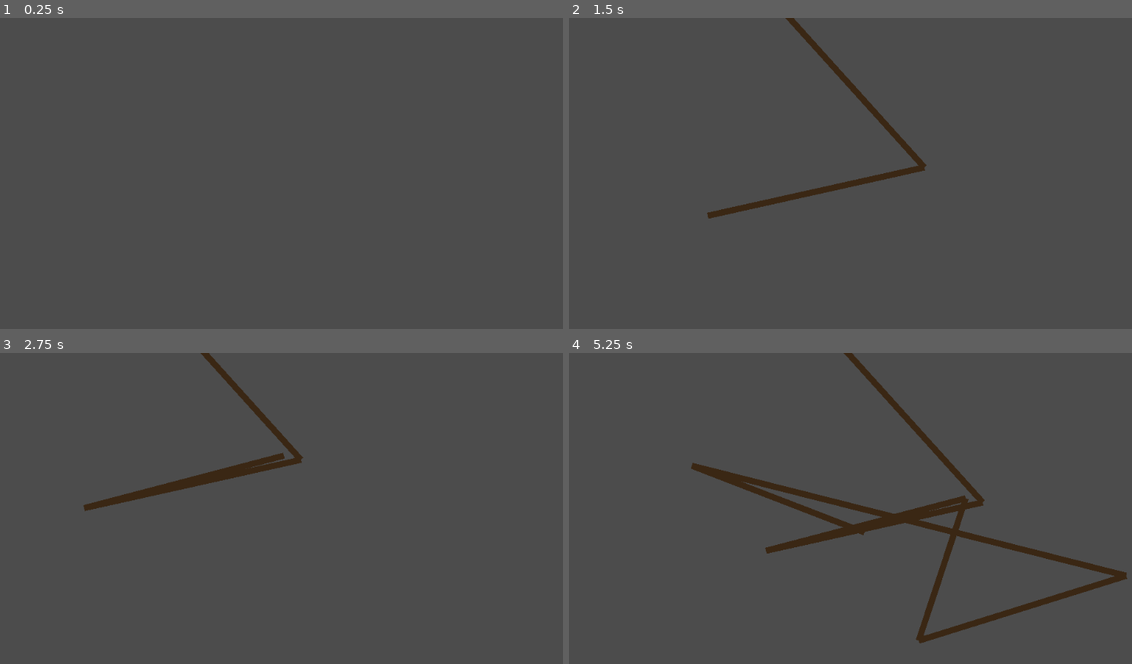
Above: before the commit, frames 1-4 (two rows, left to right).
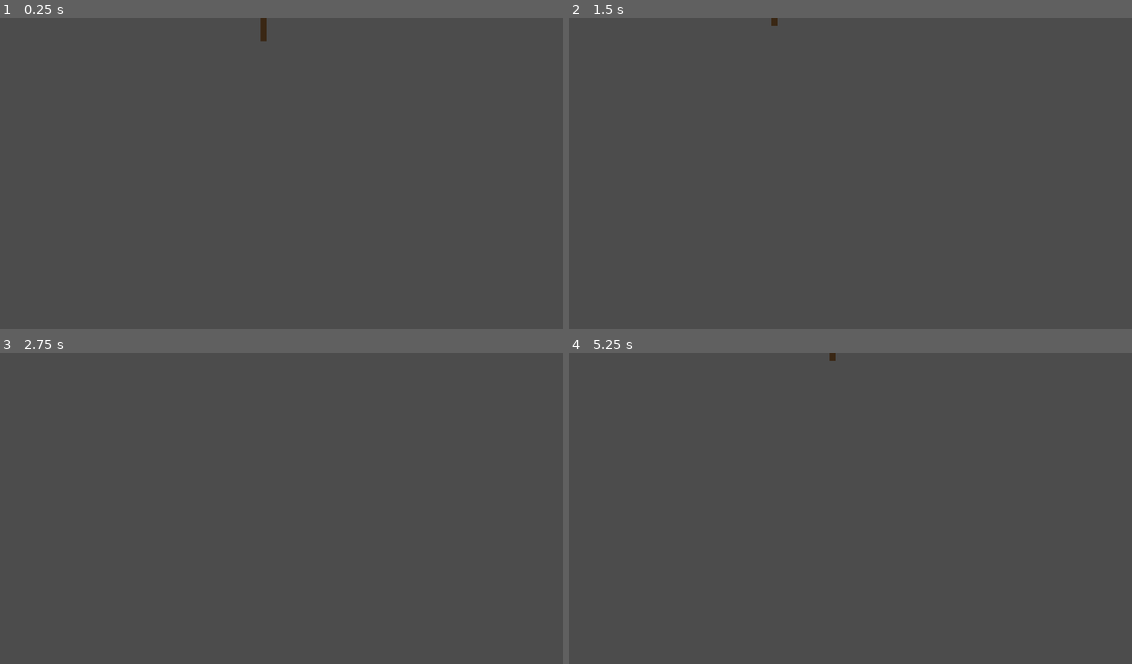
Above: after the commit, the same moments.

Repository: Cube-Number-Zero/Nutreants_attempt2
Game: Godot game, scene res://World.tscn
Two runs of this game, one before a commit and one after it. Both use one fixed random seed, a clock stepped at 60 frames per second and the inputs below.
Inputs (mouse positions are in pixels of both pictures, inside the frame that each line leads up to):
- Up to frame 1 (0.25 s): no input
- Up to frame 2 (1.5 s): tap Enter at 0.5 s; move the mouse to (968, 182) at 0.52 s; hold Right (ui_right) 0.53-1.28 s; click (968, 182) at 0.67 s; move the mouse to (709, 220) at 1.27 s; hold Down (ui_down) from 1.28 s (still down); click (709, 220) at 1.42 s
- Up to frame 3 (2.75 s): move the mouse to (326, 455) at 2.02 s; release Down (ui_down) at 2.03 s; hold Right (ui_right) from 2.03 s (still down); click (326, 455) at 2.17 s
- Up to frame 4 (5.25 s): move the mouse to (799, 611) at 2.77 s; release Right (ui_right) at 2.78 s; hold Up (ui_up) 2.78-3.53 s; click (799, 611) at 2.92 s; move the mouse to (1019, 592) at 3.52 s; hold Left (ui_left) 3.53-5.03 s; click (1019, 592) at 3.67 s; move the mouse to (647, 480) at 4.27 s; click (647, 480) at 4.42 s; move the mouse to (867, 536) at 5.02 s; hold Down (ui_down) from 5.03 s (still down); click (867, 536) at 5.17 s

The runs differ from the first frame. In frame 1, less than 0.1% of the frame differs, in the area x 46-48%, y 0-8%; in frame 2, 1.5%; in frame 3, 1.7%; in frame 4, 5.2%, in the area x 21-100%, y 0-94%.

Commit message:
Added root collision

Diff:
--- a/roots_drawing.gd
+++ b/roots_drawing.gd
@@ -3,34 +3,60 @@
 
 # Declare member variables here.
 
-const MINIMUM_NODE_DISTANCE = 30
-const MAXIMUM_DRAW_SNAP_DISTANCE = 100
+const MINIMUM_NODE_DISTANCE = 40 # How close adjacent root nodes can be (lowering this makes the vines more smooth at the cost of performance)
+const MAXIMUM_DRAW_SNAP_DISTANCE = 40 # How close the cursor needs to be to a node to start drawing from it
+const MINIMUM_UNRELATED_NODE_DISTANCE = 50 # How close a root can grow to a seperate root
 const NEW_NODE = preload("res://tree_root_node.tscn")
 
 var drawing = false
 onready var parent_node = $tree_root_node
+var first_node_in_branch = true
+var drawing_branch_ID = ""
 
 # Called when the node enters the scene tree for the first time.
 func _ready():
-	pass # Replace with function body.
+	var new_node = NEW_NODE.instance()
+	$tree_root_node.add_child(new_node)
+	new_node.position = Vector2(0, MINIMUM_NODE_DISTANCE)
+	new_node.get_child(0).get_child(0).set_point_position(0, Vector2(0.0, -40.0))
 
 # Called every frame. 'delta' is the elapsed time since the previous frame.
 func _process(delta):
+	var mouse_position = get_viewport().get_mouse_position()
 	if Input.is_mouse_button_pressed(1):
-		drawing = true
+		if not drawing:
+			# Find the closest node to the mouse cursor
+			var closest_node = $tree_root_node.get_closest_node_to_point(mouse_position)
+			if closest_node[1] <= pow(MAXIMUM_DRAW_SNAP_DISTANCE, 2):
+				# Begin drawing from the closest node
+				drawing = true
+				parent_node = closest_node[0]
+				first_node_in_branch = true
 	else:
 		drawing = false
 
 	if drawing:
-		var mouse_position = get_viewport().get_mouse_position()
 		var squared_distance_from_parent_node =\
 			mouse_position.distance_squared_to(parent_node.get_global_position())
 
 		if squared_distance_from_parent_node >= pow(MINIMUM_NODE_DISTANCE, 2):
-			var new_node = NEW_NODE.instance()
-			parent_node.add_child(new_node)
-			new_node.position = mouse_position - parent_node.get_global_position()
-			new_node.get_child(0).set_point_position(0, \
-				parent_node.get_global_position() - new_node.get_global_position())
+			if $tree_root_node.test_collision(mouse_position,\
+					MINIMUM_UNRELATED_NODE_DISTANCE, parent_node.get_global_position()):
 
-			parent_node = new_node
+				# The root being drawn collided with another root!
+				drawing = false
+			else:
+				var new_node = NEW_NODE.instance()
+				parent_node.add_child(new_node)
+				new_node.position = mouse_position - parent_node.get_global_position()
+				new_node.get_child(0).get_child(0).set_point_position(0, \
+					parent_node.get_global_position() - new_node.get_global_position())
+
+				# if first_node_in_branch:
+					# $tree_root_node.calculate_branch_ID("0")
+					# drawing_branch_ID = new_node.branch_ID
+				# else:
+					# new_node.branch_ID = drawing_branch_ID
+
+
+				parent_node = new_node
--- a/tree_root_node.gd
+++ b/tree_root_node.gd
@@ -4,6 +4,10 @@
 
 var is_tree_origin = true
 var distance_from_origin = 0
+var branch_ID = "0"
+# The branch ID differentiates nodes that have branched off in different ways.
+# Each time there is a fork in the root system, each path has a different number added to its ID
+# they look like this: 0.1.1.0.2.0
 
 # Called when the node enters the scene tree for the first time.
 func _ready():
@@ -12,3 +16,51 @@
 # Called every frame. 'delta' is the elapsed time since the previous frame.
 func _process(delta):
 	pass
+
+func get_closest_node_to_point(loc):
+	var own_result = [self, loc.distance_squared_to(self.get_global_position())]
+	if get_child_count() == 1:
+		return own_result
+	elif get_child_count() == 2:
+		var best_child = $tree_root_node.get_closest_node_to_point(loc)
+		if own_result[1] < best_child[1]:
+			return own_result
+		else:
+			return best_child
+	else:
+		var children_result_list = []
+		for childNode in get_children():
+			if childNode.name != "node_stuff":
+				children_result_list.append(childNode.get_closest_node_to_point(loc))
+		var minimum_distance_found = children_result_list[0]
+		for output in children_result_list:
+			if output[1] < minimum_distance_found[1]:
+				minimum_distance_found = output
+		if own_result[1] < minimum_distance_found[1]:
+			return own_result
+		else:
+			return minimum_distance_found
+
+func calculate_branch_ID(parent_branch_ID):
+	branch_ID = parent_branch_ID
+	if get_child_count() == 2:
+		$tree_root_node.calculate_branch_ID(parent_branch_ID)
+	elif get_child_count() > 2:
+		var choice_ID = 0
+		for child in get_children():
+			if child.name != "node_stuff":
+				child.calculate_branch_ID(parent_branch_ID + "." + str(choice_ID))
+				choice_ID += 1
+
+func get_next_branch_ID():
+	return branch_ID + "." + str(get_child_count() - 1)
+
+func test_collision(loc, collision_distance, ignored_loc):
+	if self.get_global_position().distance_squared_to(loc) <= pow(collision_distance, 2):
+		if self.get_global_position() != ignored_loc:
+			return true
+	for childNode in get_children():
+		if childNode.name != "node_stuff":
+			if childNode.test_collision(loc, collision_distance, ignored_loc):
+				return true
+	return false
--- a/tree_root_node.tscn
+++ b/tree_root_node.tscn
@@ -8,7 +8,9 @@
 [node name="tree_root_node" type="Node2D"]
 script = ExtResource( 1 )
 
-[node name="Line2D" type="Line2D" parent="."]
+[node name="node_stuff" type="Node2D" parent="."]
+
+[node name="Line2D" type="Line2D" parent="node_stuff"]
 points = PoolVector2Array( 0, 0, 0, 0 )
 width_curve = SubResource( 1 )
 default_color = Color( 0.231373, 0.156863, 0.0823529, 1 )
